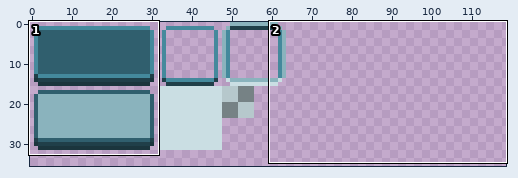
Sprite sheet -- Quadtastic/res/style.png. The first picture is a wide view before the edit; the outline marks the close-up.
Close-up. Earlier state:
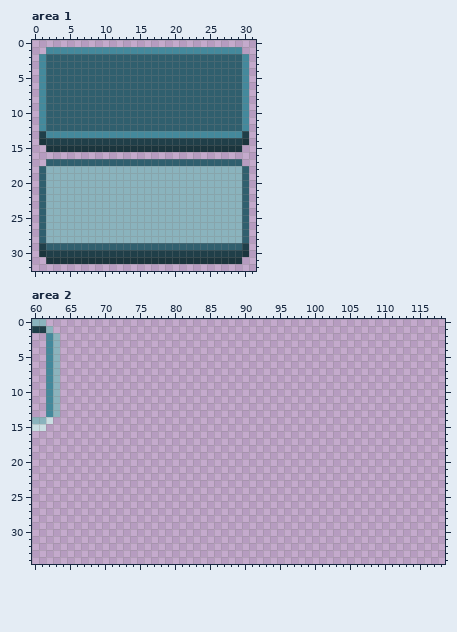
The file is 128x128 pixels. Shown: area 1: x 0..31, y 0..32; area 2: x 60..118, y 0..34. The wide view leaves out empty margins.
And afterwards:
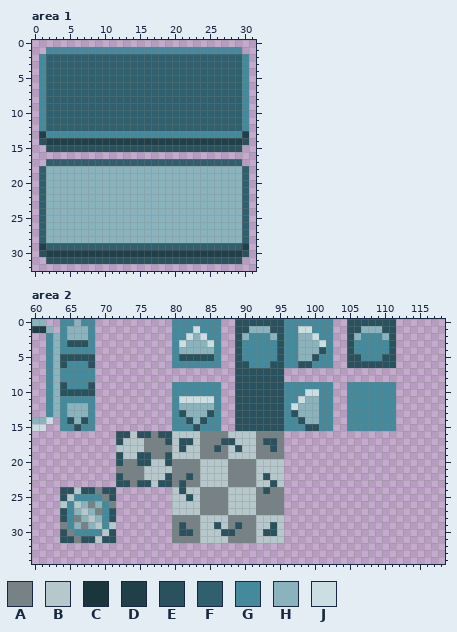
Palette (. is transparent): A #768285  B #b6c8cc  C #1b353d  D #203f49  E #2a525e  F #305f6e  G #44899c  H #8ab3bd  J #cadee3
Edits made:
Changed rows in their new state; - is an unchanged pixel.
Area 1:
first column x 1:
14 E----------------------------E
15 -EEEEEEEEEEEEEEEEEEEEEEEEEEEE-
first column x 1:
30 E----------------------------E
31 -EEEEEEEEEEEEEEEEEEEEEEEEEEEE-
Area 2:
first column x 64:
 0 GGHGG-----------GGGGGGG--EEEEEEEGGGGGGG--EEEEEEE
 1 GHHHG-----------GGGJGGG--EEHHHEEGGJJGGG--EEHHHEE
 2 GHHHG-----------GGJHJGG--EHGGGHEGGHHJGG--EHGGGHE
 3 GEEEG-----------GJHHHJG--EGGGGGEGGHHHJG--EGGGGGE
 4 GGGGG-----------GHHHHHG--EGGGGGEGGHHHEG--EGGGGGE
 5 EEEEE-----------GEEEEEG--EGGGGGEGGHHEGG--EEGGGEE
 6 EGGGE-----------GGGGGGG--EEGGGEEGGEEGGG--EEEEEEE
 7 GGGGG--------------------EEEEEEE----------------
 8 GGGGG--------------------EEEEEEE----------------
 9 EGGGE-----------GGGGGGG--EEEEEEEGGGGGGG--GGGGGGG
10 EEEEE-----------GGGGGGG--EEEEEEEGGGJJGG--GGGGGGG
11 GGGGG-----------GJJJJJG--EEEEEEEGGJHHGG--GGGGGGG
12 GHHHG-----------GHHHHHG--EEEEEEEGJHHHGG--GGGGGGG
13 GHHHG-----------GEHHHEG--EEEEEEEGEHHHGG--GGGGGGG
14 GEHEG-----------GGEHEGG--EEEEEEEGGEHHGG--GGGGGGG
15 GGEGG-----------GGGEGGG--EEEEEEEGGGEEGG--GGGGGGG
16 --------EEBEEAEEBBBBAAAABBBBAAAA----------------
17 --------EBBBAAAEBEEBAAAEEBBBAEEA----------------
18 --------BBBBAAAABEBBAAEABEBBAAEA----------------
19 --------EBBEEAAEBBBBAAAABBBBAAAA----------------
20 --------EAAEEBBEAAAABBBBAAAABBBB----------------
21 --------AAAABBBBAAAABBBBAAAABBBB----------------
22 --------EAAABBBEAAEABBBBAAAABEBB----------------
23 --------EEAEEBEEAEAABBBBAAAABBEB----------------
24 EEBEEAEE--------BEBBAAAABBBBAEAA----------------
25 EBGGGGAE--------BBEBAAAABBBBAAAA----------------
26 BGBHAHGA--------BBBBAAAABBBBAAAA----------------
27 EGHBHAGE--------BBBBAAAABBBBAAAA----------------
28 EGAHBHGE--------AAAABBBBAAAABBBB----------------
29 AGHAHBGB--------AEAABBEBAEAABBEB----------------
30 EAGGGGBE--------AEEABBBEEAAABEEB----------------
31 EEAEEBEE--------AAAABBBBAAAABBBB----------------
Where, in picture pixels (left, top, right, bottom), the same in both close-ups:
changed: (39, 138, 249, 152)
changed: (39, 250, 249, 264)
added: (60, 319, 396, 543)
